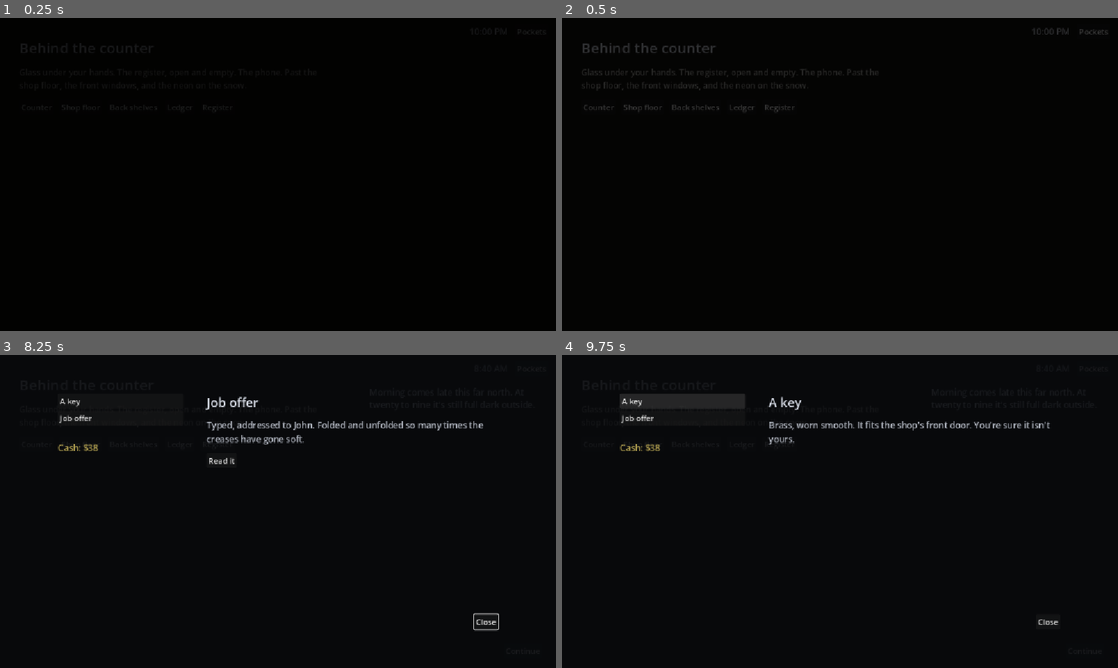
Above: before the commit, frames 1-4 (two rows, left to right).
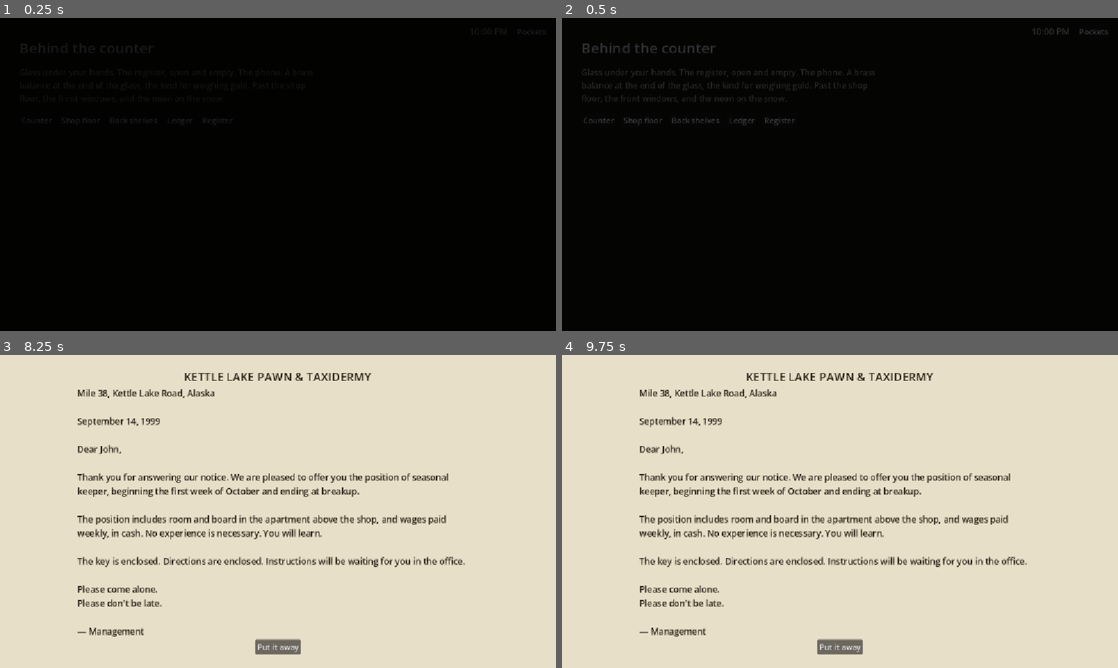
Above: after the commit, the same moments.

Repository: MicolDellaColletta/breakup
Game: Godot game, scene res://scenes/counter.tscn
Same seed, same stepped clock (60 frames per second), same inputs: the game is played once before the commit and once after it. This scene is started directly instead of the project's main scene. Sound files missing from this copy of the repository are replaced by a short silence.
Inputs:
- Up to frame 1 (0.25 s): no input
- Up to frame 2 (0.5 s): no input
- Up to frame 3 (8.25 s): click "Pockets" at 0.5 s; click "A key" at 1.25 s; click "Job offer" at 2 s; click "Continue" at 2.75 s; click "Continue" at 3.5 s; click "Read it" at 4.25 s; click "Put it away" at 5 s; click "Counter" at 5.75 s; click "Shop floor" at 6.5 s; click "Ledger" at 7.25 s; click "Register" at 8 s
- Up to frame 4 (9.75 s): click "Pockets" at 8.75 s; click "A key" at 9.5 s

The runs differ from the first frame. In frame 1, less than 0.1% of the frame differs, in the area x 7-41%, y 28-34%; in frame 2, 0.6%; in frame 3, 100%, in the area x 0-100%, y 0-100%; in frame 4, 100%.

Commit message:
Match the game to the updated story bible
- Office: the ram's head above Abraham's desk
- Drive: the PREPARE TO MEET THY G... sign and the white roadside crosses
- Counter: the brass balance for weighing gold
- The pub is The Gleaner, run by Ruth (new speaker): she shows MC to the
  Keeper's stool, takes the Polaroid "for the wall" (ten before MC), and
  asks MC to tell her father, Abraham, the Gleaner's still standing
- Apartment: the radio is the same calm voice as the helper on the
  drive; Paranoia's phone echo matches the open line (Daniel)
- Lake: a light moving on the ice
- story.md: these ticked in "Changes needed"

Co-Authored-By: Claude Opus 5.5 <noreply@anthropic.com>

Diff:
--- a/scripts/counter.gd
+++ b/scripts/counter.gd
@@ -14,7 +14,7 @@
 const VIEWS: Dictionary = {
 	"counter": {
 		"title": "Behind the counter",
-		"text": "Glass under your hands. The register, open and empty. The phone. Past the shop floor, the front windows, and the neon on the snow.",
+		"text": "Glass under your hands. The register, open and empty. The phone. A brass balance at the end of the glass, the kind for weighing gold. Past the shop floor, the front windows, and the neon on the snow.",
 	},
 	"floor": {
 		"title": "The shop floor",
--- a/story/places.cfg
+++ b/story/places.cfg
@@ -7,7 +7,7 @@
 ; if          = only on the map when this holds (same as | if= in story files)
 
 [pub]
-name="The Tripod"
+name="The Gleaner"
 description="Kettle Lake's only bar. Sergeant Olstad said eight o'clock."
 travel=20
 x=0.62
--- a/story/speakers.cfg
+++ b/story/speakers.cfg
@@ -34,6 +34,11 @@
 color=Color(0.62, 0.64, 0.70, 1)
 speed=30.0
 
+[ruth]
+name="Ruth"
+color=Color(0.76, 0.66, 0.54, 1)
+speed=30.0
+
 ; --- The voices in MC's head (see docs/voices.md) ---
 ; Strength lives in GameState.voices. Paranoia and ??? (unknown) are above.
 ; John, Warmth and Animal colors are placeholders: the doc says "to pick".
Not shown, changed: story/apartment.txt
Not shown, changed: story/drive.txt
Not shown, changed: story/shop.txt
Not shown, changed: story/town.txt
Not shown, changed: docs/story.md
